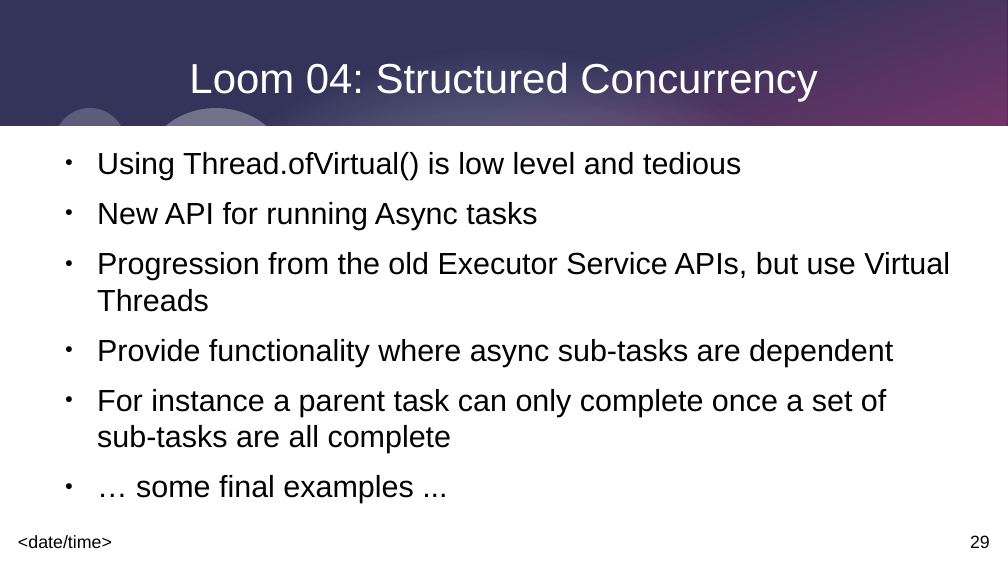
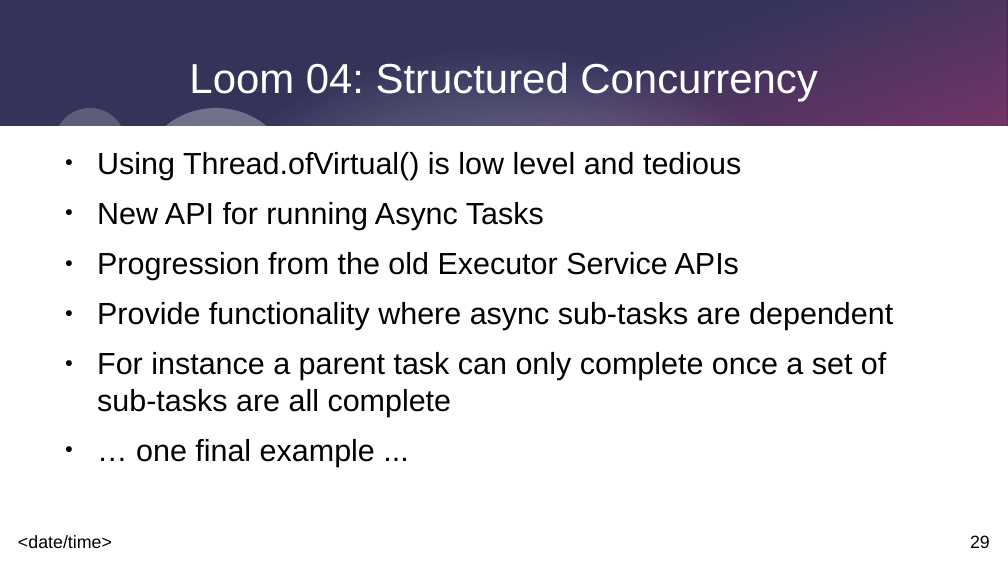
Before and after one commit to johnnyegel/Talk_JavaLatestAndGreatest, a slide deck: slide 29 of Presentation/JavaLatestAndGreatest.odp. Drawn at 1008x567 pixels with LibreOffice and Linux fonts; fonts in the diff are those of the drawing. Boxes give left, top, right and bottom in pixels: in the first picture for what was removed or moved away, otherwise in the second. Text is boxed around its words. In the diff, an @@ line names an element or a change of style, - is before the commit and + after.

```diff
--- a/Presentation/JavaLatestAndGreatest.odp
+++ b/Presentation/JavaLatestAndGreatest.odp
@@ text at (97,202,739,280): text changed @@
-● New API for running Async tasks
-● Progression from the old Executor Service APIs, but use Virtual Threads
+● New API for running Async Tasks
+● Progression from the old Executor Service APIs
@@ text at (136,439,375,467): text changed @@
-● … some final examples ...
+● … one final example ...
```
Also in this commit, not shown: 1 other file.
